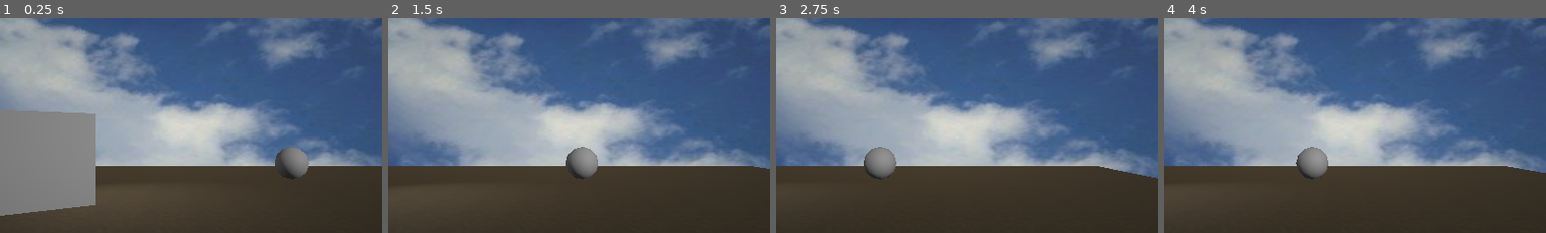
Above: before the commit, frames 1-4 (left to right).
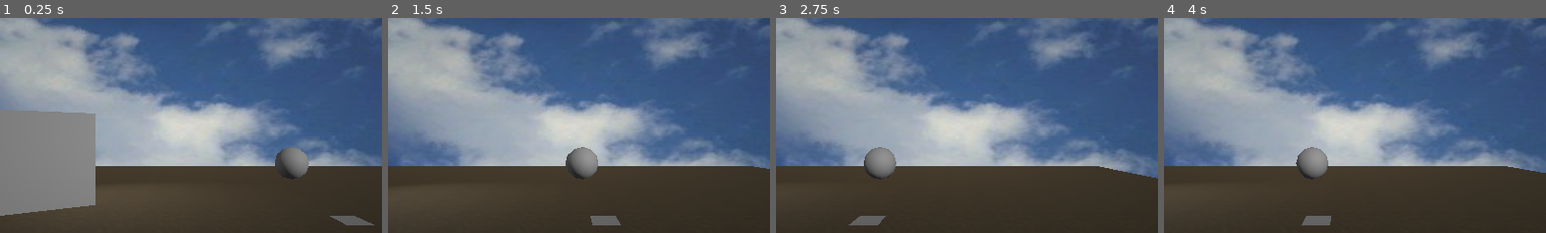
Above: after the commit, the same moments.

Repository: Sea-Men-Studios/Despair
Game: Godot game, scene res://scenes/test_environment.tscn
Two runs of this game, one before a commit and one after it. Both use one fixed random seed, a clock stepped at 60 frames per second and the inputs below.
Inputs (mouse positions are % of the whole screen's width and height, from its top left):
- Up to frame 1 (0.25 s): no input
- Up to frame 2 (1.5 s): tap Enter at 0.5 s; move the mouse to (72, 45) at 0.52 s; hold D 0.53-1.25 s; hold E (interact) 0.53-1.25 s; click (72, 45) at 0.67 s; drag from (30, 55) to (45, 70) at 1.27 s
- Up to frame 3 (2.75 s): tap Space at 2 s; move the mouse to (60, 28) at 2.02 s; hold D from 2.03 s (still down); hold E (interact) from 2.03 s (still down); tap Q at 2.1 s
- Up to frame 4 (4 s): release D at 2.75 s; release E (interact) at 2.75 s; drag from (45, 70) to (20, 35) at 2.77 s; tap Enter at 3.5 s; move the mouse to (80, 65) at 3.52 s; hold A from 3.53 s (still down); hold E (interact) from 3.53 s (still down); tap Alt at 3.6 s
The pictures show only the part of the screen within x 26-76%, y 22-72%; the shares and areas given below are measured in that part.

The runs differ from the first frame. In frame 1, 0.3% of the frame differs, in the area x 86-98%, y 92-97%; in frame 2, 0.3%; in frame 3, 0.3%, in the area x 19-29%, y 92-97%; in frame 4, 0.3%.

Commit message:
Added basic holding

Diff:
--- a/scenes/test_environment.tscn
+++ b/scenes/test_environment.tscn
@@ -3,9 +3,11 @@
 [ext_resource type="Script" uid="uid://pako0mjr7pit" path="res://src/debug/freecam.gd" id="1_8ya4j"]
 [ext_resource type="Shader" uid="uid://b2ohrsb5y4koh" path="res://assets/shaders/vignette.gdshader" id="2_5qein"]
 [ext_resource type="Script" uid="uid://digqebucckmc6" path="res://src/player/interaction.gd" id="2_frvy6"]
+[ext_resource type="Script" uid="uid://bbqmonnvc8a2e" path="res://src/player/inventory.gd" id="3_810np"]
 [ext_resource type="Texture2D" uid="uid://dav75n60ubaek" path="res://assets/textures/sky.jpg" id="3_frvy6"]
 [ext_resource type="Texture2D" uid="uid://2rrm25svrirb" path="res://assets/textures/dead_grass.jpg" id="4_b2arr"]
-[ext_resource type="Script" uid="uid://bn3i3o85qv2ar" path="res://src/objects/test_object.gd" id="6_frvy6"]
+[ext_resource type="Script" uid="uid://bn3i3o85qv2ar" path="res://src/objects/test_grabbable.gd" id="6_frvy6"]
+[ext_resource type="Script" uid="uid://drc54agwk85uw" path="res://src/objects/note.gd" id="7_b2arr"]
 
 [sub_resource type="ShaderMaterial" id="ShaderMaterial_8cj0n"]
 shader = ExtResource("2_5qein")
@@ -56,14 +58,25 @@
 [sub_resource type="ConcavePolygonShape3D" id="ConcavePolygonShape3D_5qein"]
 data = PackedVector3Array(-1.4458, 1.2602, 0.5, 1.4458, 1.2602, 0.5, -1.4458, -1.2602, 0.5, 1.4458, 1.2602, 0.5, 1.4458 …(716 unchanged characters)…
 
+[sub_resource type="BoxMesh" id="BoxMesh_frvy6"]
+size = Vector3(1, 1, 0.0107421875)
+
+[sub_resource type="BoxShape3D" id="BoxShape3D_83ng5"]
+size = Vector3(1, 1, 0.12207031)
+
 [node name="Game" type="Node3D" unique_id=204302908]
 
 [node name="Player" type="Camera3D" parent="." unique_id=1783075112]
 transform = Transform3D(1, 0, 0, 0, 1, 0, 0, 0, 1, 0, 2.9400816, 3.7366195)
 script = ExtResource("1_8ya4j")
 
-[node name="Interactor" type="Node3D" parent="Player" unique_id=251728735 node_paths=PackedStringArray("camera")]
+[node name="Interactor" type="Node3D" parent="Player" unique_id=251728735 node_paths=PackedStringArray("camera", "inventory")]
 script = ExtResource("2_frvy6")
+camera = NodePath("..")
+inventory = NodePath("../Inventory")
+
+[node name="Inventory" type="Node3D" parent="Player" unique_id=699497259 node_paths=PackedStringArray("camera")]
+script = ExtResource("3_810np")
 camera = NodePath("..")
 
 [node name="GUI" type="Control" parent="Player" unique_id=1496035697]
@@ -141,3 +154,16 @@
 
 [node name="CSGSphere3D" type="CSGSphere3D" parent="World/Object" unique_id=431777044]
 use_collision = true
+
+[node name="Note" type="Node3D" parent="World" unique_id=101931614]
+transform = Transform3D(0.6012584, 0, 0, 0, -3.254851e-08, -1, 0, 0.74462306, -4.371139e-08, 3.765592, 1.0991874, -2.510288)
+script = ExtResource("7_b2arr")
+
+[node name="MeshInstance3D" type="MeshInstance3D" parent="World/Note" unique_id=1545694441]
+transform = Transform3D(1, 0, 0, 0, 1, -7.1054274e-15, 0, 0, 1, 0, 0, 0)
+mesh = SubResource("BoxMesh_frvy6")
+
+[node name="StaticBody3D" type="StaticBody3D" parent="World/Note" unique_id=1747417670]
+
+[node name="CollisionShape3D" type="CollisionShape3D" parent="World/Note/StaticBody3D" unique_id=728807953]
+shape = SubResource("BoxShape3D_83ng5")
--- a/src/objects/interactable.gd
+++ b/src/objects/interactable.gd
@@ -1,9 +1,14 @@
 class_name InteractableObject
 
 extends Node3D
+
+var target_inventory = null
+
+var held_orientation = Vector3(0, 0, 0)
 
 func interact():
 	print("from main class")
 
 func get_picked_up():
-	self.queue_free()
+	target_inventory.held_object = self
+	#self.queue_free()
--- /dev/null
+++ b/src/objects/note.gd
@@ -0,0 +1,7 @@
+extends InteractableObject
+
+#func _init():
+	#held_orientation = Vector3(90, 0, 0)
+
+func interact():
+	get_picked_up()
--- a/src/player/interaction.gd
+++ b/src/player/interaction.gd
@@ -1,6 +1,7 @@
 extends Node3D
 
 @export var camera: Camera3D
+@export var inventory: Node3D
 @export var player_hitbox: CollisionShape3D
 
 const RAY_LENGTH = 5 # Reach distance
@@ -24,6 +25,7 @@
 	if result:
 		var obj_node = result["collider"].get_parent()
 		if obj_node is InteractableObject:
+			obj_node.target_inventory = inventory
 			obj_node.interact()
 
 func _input(event: InputEvent) -> void:
--- /dev/null
+++ b/src/player/inventory.gd
@@ -0,0 +1,11 @@
+extends Node3D
+
+@export var camera: Camera3D
+
+var held_object: Node3D = null
+
+func _process(_delta: float) -> void:
+	if held_object:
+		held_object.global_rotation = camera.global_rotation +  held_object.held_orientation
+
+		held_object.global_position = camera.global_position + -camera.global_transform.basis.z
Not shown, added: src/objects/note.gd.uid
Renamed: src/objects/test_object.gd -> src/objects/test_grabbable.gd
Renamed: src/objects/test_object.gd.uid -> src/objects/test_grabbable.gd.uid
Not shown, added: src/player/inventory.gd.uid
